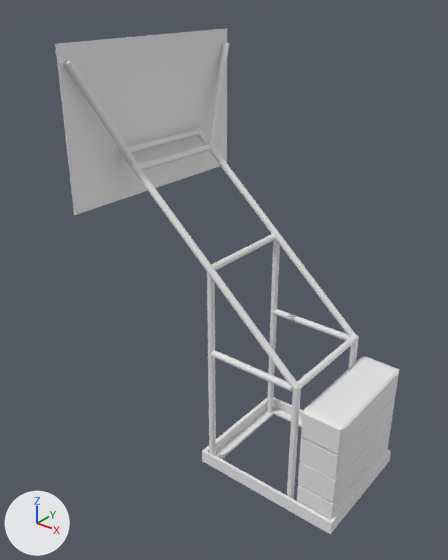
An edit to the Blender file Assets/Modelos/Plaqueta/canasta.blend, drawn before and after from the same camera.
One viewpoint serves both versions: a 50 mm lens placed at (2.06, -3.23, 3.28), pointed at (-0.46, -0.08, 1.33). The lights are fixed; the arrows at lower left show +X, +Y and +Z.
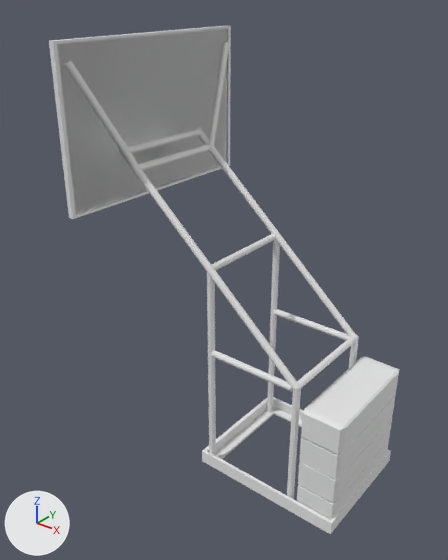
Pixel boxes [x1, y1, x2, y2] of what changed, in the pictures (448 x 560 px):
'Cube.005', recoloured
    both: [55, 28, 228, 215]
'Cube.007', added
    after: [49, 26, 231, 219]

Diff of the bpy script that builds the scene:
```diff
--- a/Assets/Modelos/Plaqueta/canasta.blend.py
+++ b/Assets/Modelos/Plaqueta/canasta.blend.py
@@ mat_material_001 @@
+mat_material_001 = bpy.data.materials.new('Material.001')
+mat_material_001.use_nodes = True; mat_material_001.node_tree.nodes.clear()
+_N = mat_material_001.node_tree.nodes; _L = mat_material_001.node_tree.links
+n0 = _N.new('ShaderNodeOutputMaterial'); n0.name = 'Material Output'
+n1 = _N.new('ShaderNodeBsdfGlass'); n1.name = 'Glass BSDF'
+n1.distribution = 'BECKMANN'
+n1.inputs[0].default_value = (0.8, 0.8, 0.8, 0.0)  # 'Color', white #e7e7e7
+n1.inputs[1].default_value = 0.645  # 'Roughness'
+n1.inputs[2].default_value = 1.45  # 'IOR'
+_L.new(n1.outputs[0], n0.inputs[0])  # 'BSDF' to 'Surface'
@@ me_cube_001 @@
 me_cube_001.from_pydata(...)  # 8 vertices, 6 faces; spans x -1.0..1.0, y -1.0..1.0, z -1.0..1.0
+me_cube_001.materials.append(mat_material_001)
@@ me_cube_007 @@
+me_cube_007.from_pydata([(-1.0, -1.0, -1.0), (-1.0, -1.0, 1.0), (-1.0, 1.0, -1.0), (-1.0, 1.0, 1.0), (1.0, -1.0, -1.0), (1.0, -1.0, 1.0), (1.0, 1.0, -1.0), (1.0, 1.0, 1.0), (1.0, -0.97, -0.97), (-1.0, -0.97, -0.97), (1.0, 0.97, -0.97), (-1.0, 0.97, -0.97), (1.0, -0.97, 0.97), (-1.0, -0.97, 0.97), (-1.0, -0.97, -0.52), (-1.0, 0.97, 0.52), (1.0, 0.97, 0.97), (-1.0, 0.97, 0.97)], [], [(0, 1, 3, 15, 17, 13, 14), (2, 3, 7, 6), (6, 7, 16, 10, 8, 4), (4, 5, 1, 0), (2, 6, 4, 0), (7, 3, 1, 5), (11, 10, 16, 17, 15), (4, 8, 12, 16, 7, 5), (9, 11, 15, 3, 2, 0, 14), (9, 8, 10, 11), (12, 13, 17, 16), (8, 9, 14, 13, 12)])
@@ ob_cube_007 @@
+ob_cube_007 = bpy.data.objects.new('Cube.007', me_cube_007)
+ob_cube_007.location = (-1.111, -0.037, 2.417)
+ob_cube_007.scale = (0.0194, 0.827, 0.543)
```
